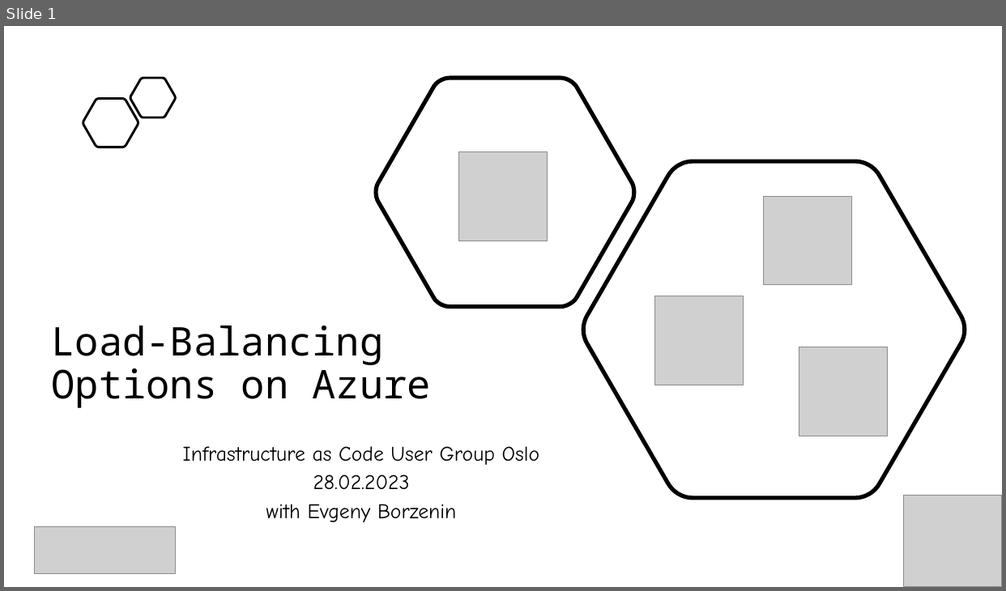
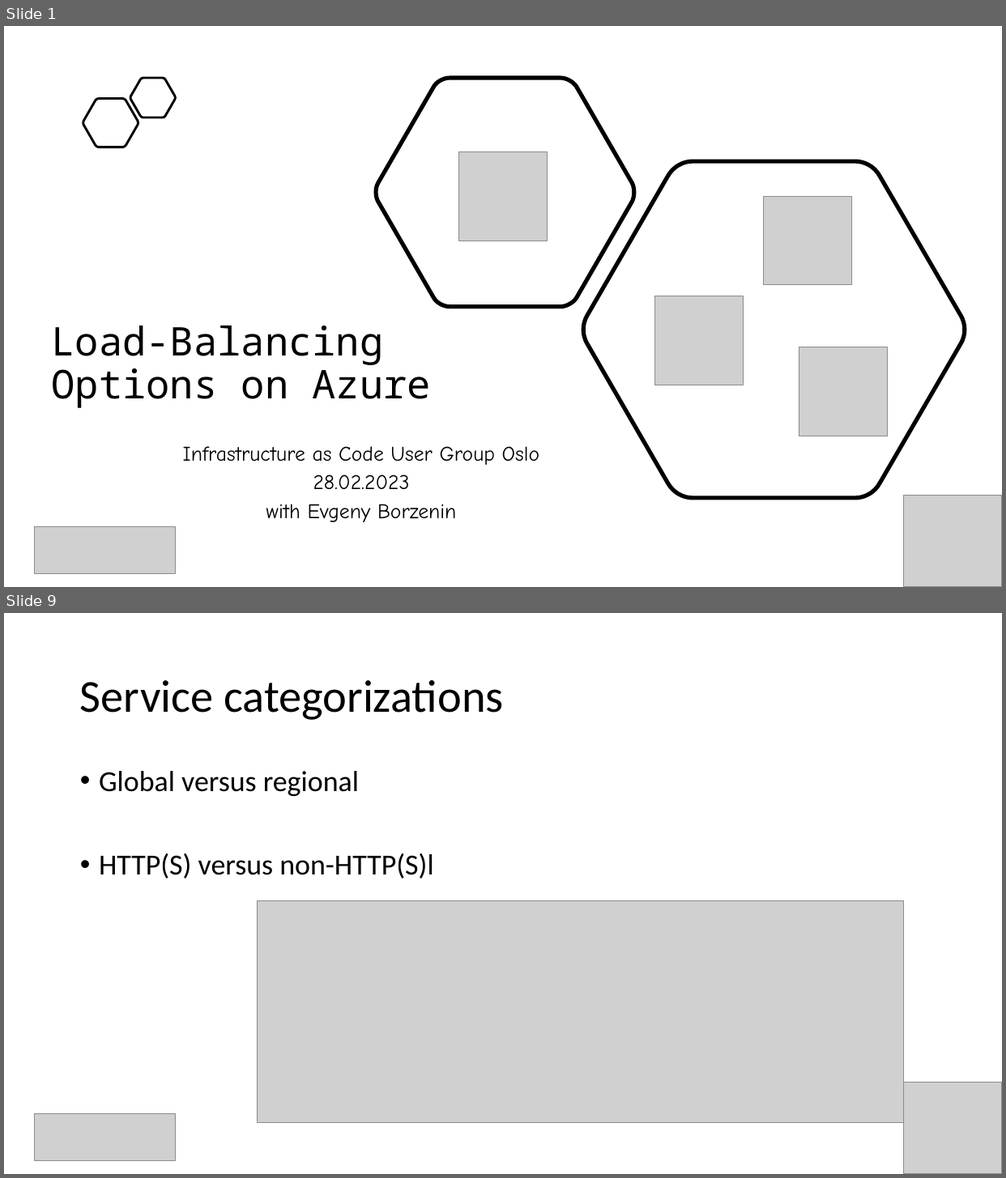
Before and after one commit to evgenyb/iac-workshops, a slide deck: azure-load-balancing-options/slides/azure-load-balancing-options.pptx. Shown one above the other, each under a label of ours: slide 1 before the commit, slides 1 and 9 after it; the slides between them are not shown. The pictures are 1006x591 and 1006x1178 pixels, drawn with LibreOffice and Linux fonts; fonts in the diff are those of the drawing; grey boxes stand for pictures. Boxes give left, top, right and bottom in pixels: in the first picture for what was removed or moved away, otherwise in the second. Text is boxed around its words. In the diff, an @@ line names an element or a change of style, - is before the commit and + after.

```diff
--- a/azure-load-balancing-options/slides/azure-load-balancing-options.pptx
+++ b/azure-load-balancing-options/slides/azure-load-balancing-options.pptx
@@ slide 9 added at [4, 613, 1002, 1174], background #FFFFFF @@
@@ title added at [80, 680, 504, 720], 44 pt, text #000000 @@
+Service categorizations
@@ text added at [99, 771, 433, 879], 28 pt, text #000000 @@
+• Global versus regional
+• HTTP(S) versus non-HTTP(S)l
@@ picture added at [257, 901, 903, 1123] @@
@@ picture added at [904, 1082, 1002, 1174] @@
@@ picture added at [35, 1114, 176, 1161] @@
```
Also in this commit, not shown: 3 slides changed, 18 other slides added.
